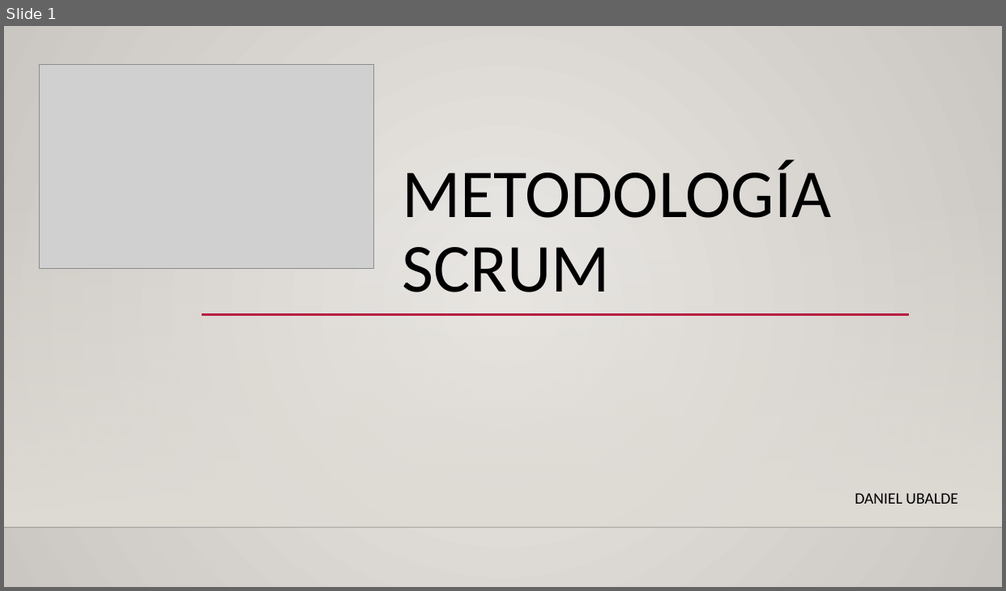
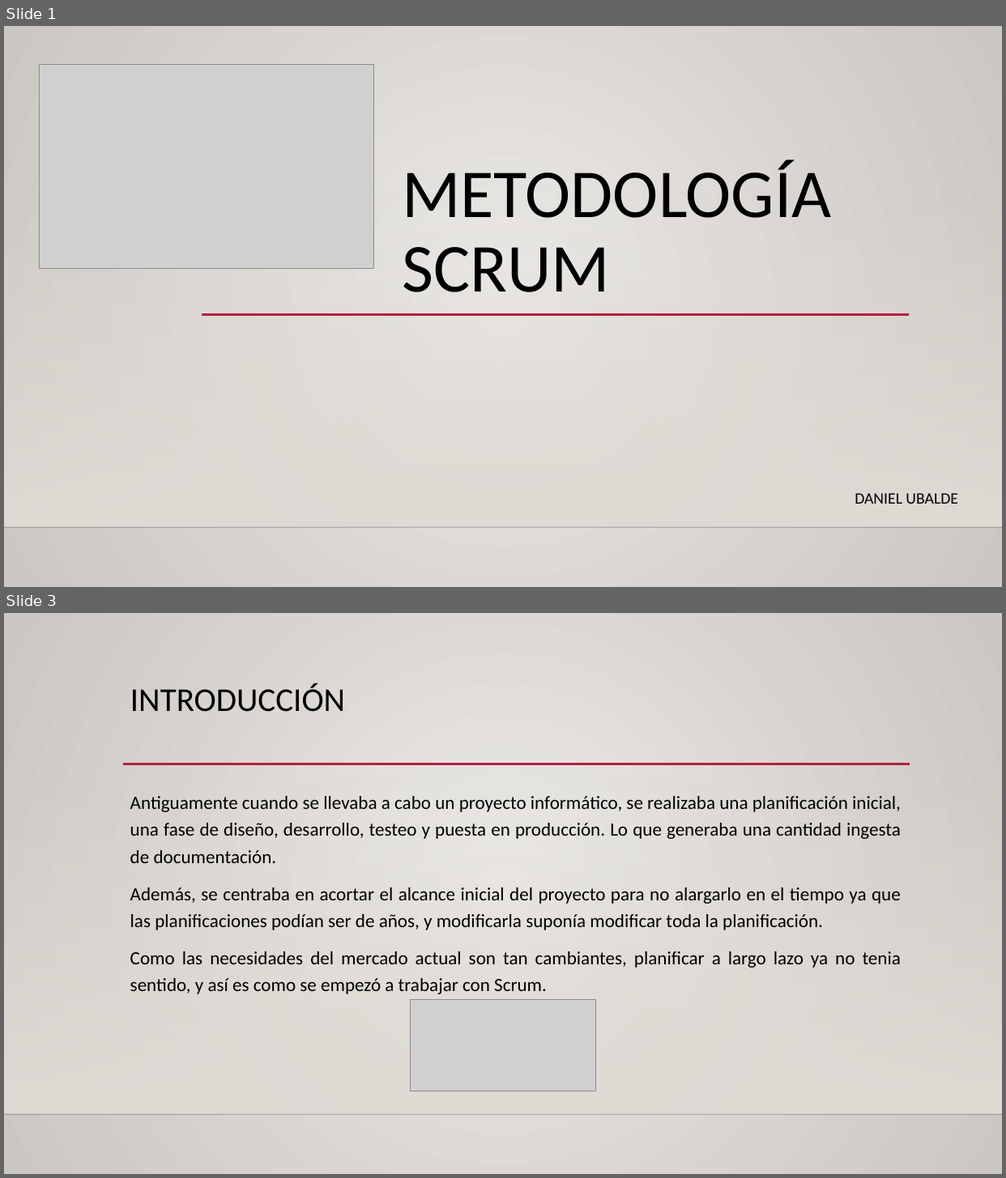
Before and after one commit to Kerjox/EDD_1h, a slide deck: Bloque_01-Rubrica_01/Metodología scrum.pptx. Shown one above the other, each under a label of ours: slide 1 before the commit, slides 1 and 3 after it; the slides between them are not shown. The pictures are 1006x591 and 1006x1178 pixels, drawn with LibreOffice and Linux fonts; fonts in the diff are those of the drawing; grey boxes stand for pictures; background and template pictures are left out. Boxes give left, top, right and bottom in pixels: in the first picture for what was removed or moved away, otherwise in the second. Text is boxed around its words. In the diff, an @@ line names an element or a change of style, - is before the commit and + after.

Commit message:
03-oct-20

```diff
--- a/Bloque_01-Rubrica_01/Metodología scrum.pptx
+++ b/Bloque_01-Rubrica_01/Metodología scrum.pptx
@@ slide 3 added at <box>4,613,1002,1174</box>, background gradient #ECEAE7 to #CAC7C1; not listed: 2 template elements that a slide beside it also shows @@
@@ title added at <box>130,683,345,712</box>, 32 pt, text #000000 @@
+INTRODUCCIÓN
@@ line added from (123, 764) to (910, 764), #B71E42 2.5 pt @@
@@ text added at <box>130,796,901,995</box>, 18 pt, text #000000 @@
+Antiguamente cuando se llevaba a cabo un proyecto informático, se realizaba una planificación inicial, una fase de diseño, desarrollo, testeo y puesta en producción. Lo que generaba una cantidad ingesta de documentación.
+Además, se centraba en acortar el alcance inicial del proyecto para no alargarlo en el tiempo ya que las planificaciones podían ser de años, y modificarla suponía modificar toda la planificación.
+Como las necesidades del mercado actual son tan cambiantes, planificar a largo lazo ya no tenia sentido, y así es como se empezó a trabajar con Scrum.
@@ picture added at <box>410,999,595,1092</box> @@
```
Also in this commit, not shown: 3 other slides added, 1 slide removed.
